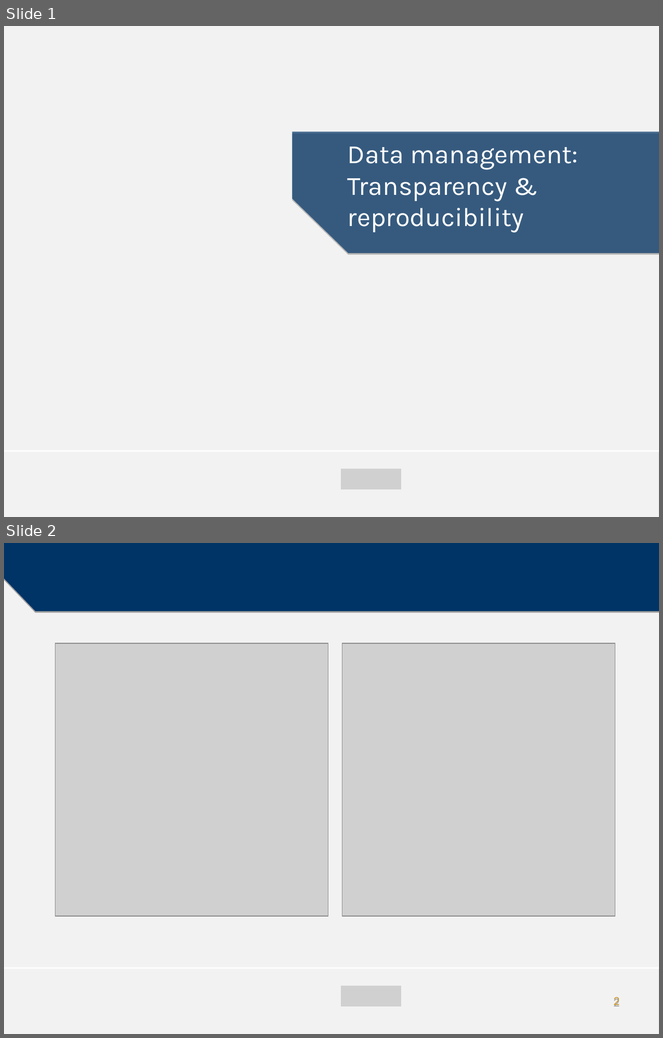
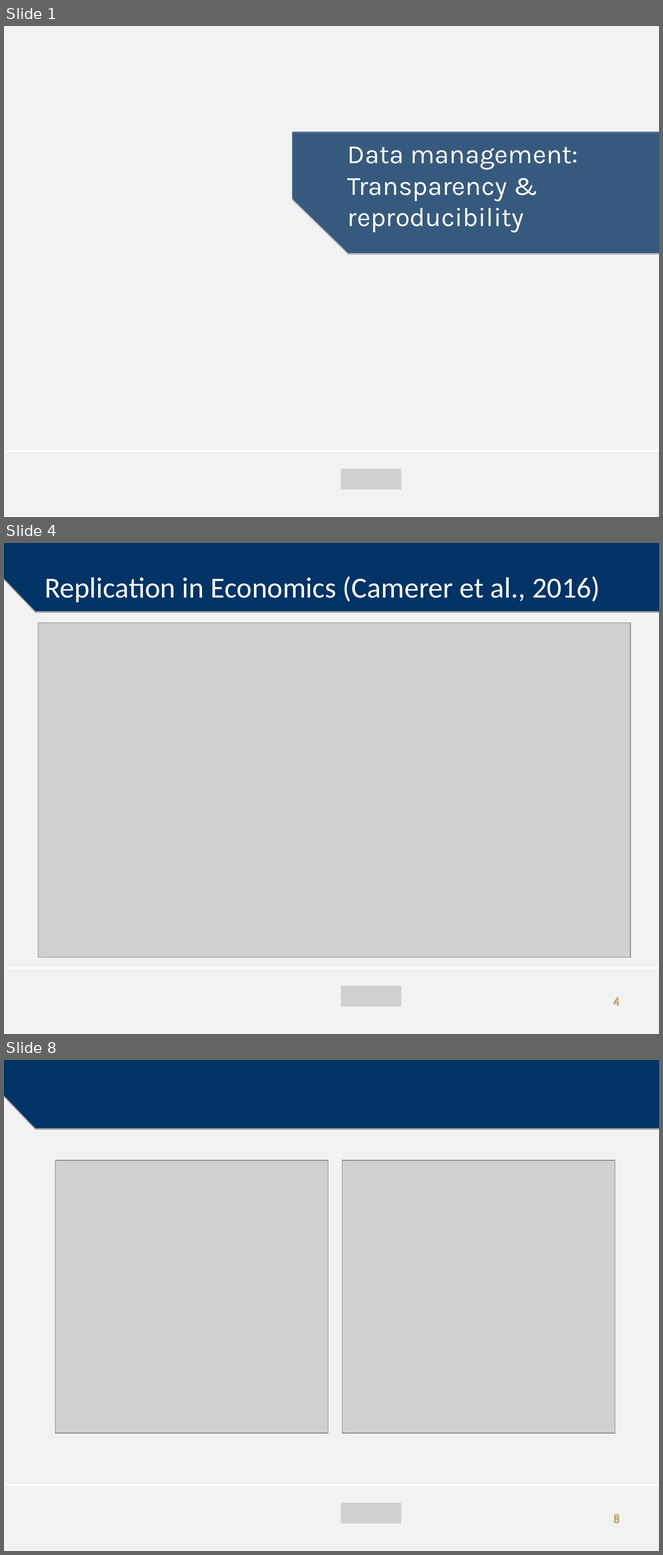
Before and after one commit to mzelst/talks, a slide deck: 2017/20171214 HRS_seminar_TiU/20171214 Transparency and reproducibility.odp. Shown one above the other, each under a label of ours: slides 1 and 2 before the commit, slides 1, 4 and 8 after it; the slides between them are not shown. The pictures are 663x1038 and 663x1555 pixels, drawn with LibreOffice and Linux fonts; fonts in the diff are those of the drawing; grey boxes stand for pictures; background and template pictures are left out. Boxes give left, top, right and bottom in pixels: in the first picture for what was removed or moved away, otherwise in the second. Text is boxed around its words. In the diff, an @@ line names an element or a change of style, - is before the commit and + after.

```diff
--- a/2017/20171214 HRS_seminar_TiU/20171214 Transparency and reproducibility.odp
+++ b/2017/20171214 HRS_seminar_TiU/20171214 Transparency and reproducibility.odp
@@ slide 4 added at bbox=[4, 543, 659, 1034], background #F2F2F2; not listed: 2 template elements that a slide beside it also shows @@
@@ text added at bbox=[45, 576, 600, 602], 32 pt, text #FFFFFF @@
+Replication in Economics (Camerer et al., 2016)
@@ picture added at bbox=[38, 623, 631, 958] @@
@@ picture added at bbox=[341, 986, 401, 1007] @@
@@ page number added at bbox=[613, 997, 620, 1007], 12 pt, text #CC9933 @@
+4
@@ what was slide 2 is now slide 8 @@
@@ page number at bbox=[613, 1514, 620, 1524]: text changed @@
-2
+8
```
Also in this commit, not shown: 5 other slides added, 25 other files.
